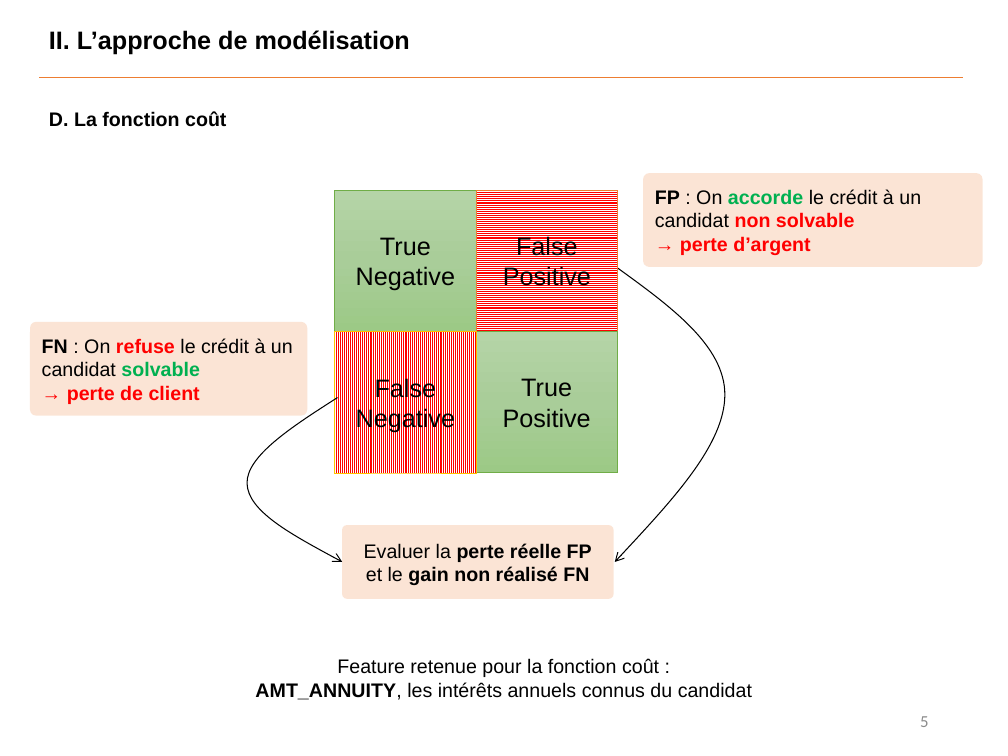
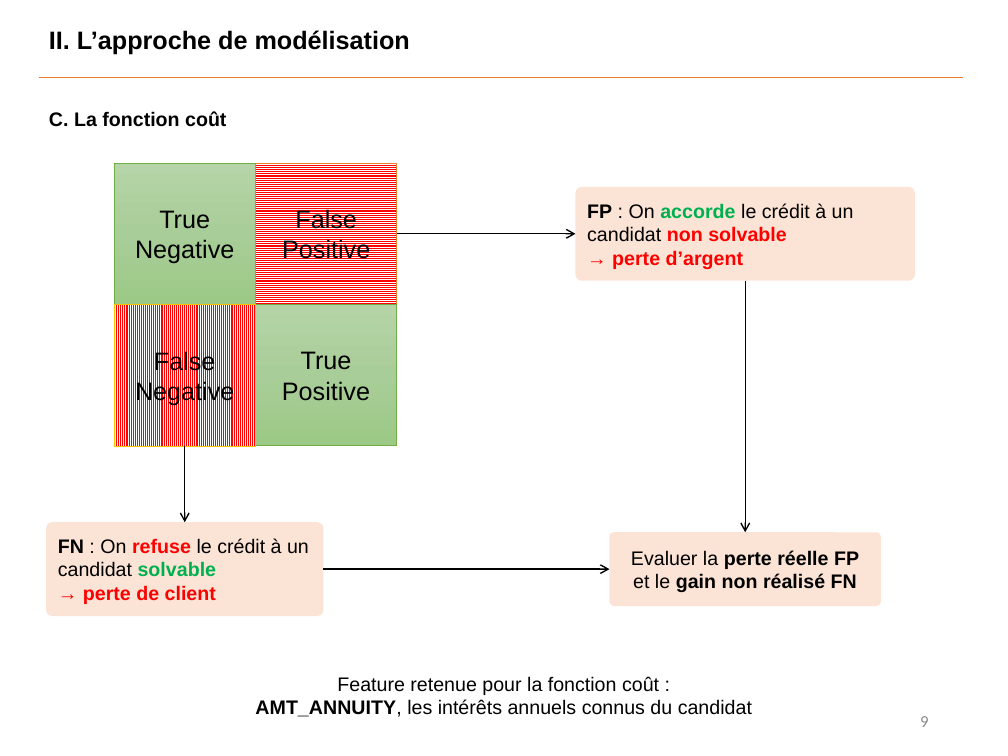
Before and after one commit to Benoit-78/P7_credit_loan_scoring_model, a slide deck: slide 9 of soutenance/P7_soutenance.pptx (slide 5 before the commit). Drawn at 1008x756 pixels with LibreOffice and Linux fonts; fonts in the diff are those of the drawing. Boxes give left, top, right and bottom in pixels: in the first picture for what was removed or moved away, otherwise in the second. Text is boxed around its words. In the diff, an @@ line names an element or a change of style, - is before the commit and + after.

```diff
--- a/soutenance/P7_soutenance.pptx
+++ b/soutenance/P7_soutenance.pptx
@@ text at [49, 111, 226, 127]: text changed @@
-D. La fonction coût
+C. La fonction coût
@@ rounded rectangle "FP : On accorde le ...": place and size @@
-rounded rectangle "FP : On accorde le ..." at [643, 173, 983, 267]
+rounded rectangle "FP : On accorde le ..." at [576, 186, 915, 280]
@@ arrow added from (397, 234) to (576, 234), #000000 1 pt @@
@@ freeform shape removed at [615, 267, 725, 562] @@
@@ arrow added from (745, 280) to (745, 532), #000000 1 pt @@
@@ 4 rectangles: place and size @@
-4 rectangles at [335, 191, 618, 473]
+4 rectangles at [114, 163, 397, 446]
@@ freeform shape removed at [247, 397, 342, 561] @@
@@ arrow added from (184, 447) to (184, 522), #000000 1 pt @@
@@ rounded rectangle "FN : On refuse le ...": place and size @@
-rounded rectangle "FN : On refuse le ..." at [30, 322, 307, 415]
+rounded rectangle "FN : On refuse le ..." at [46, 522, 324, 616]
@@ rounded rectangle "Evaluer la perte réelle FP ...": place and size @@
-rounded rectangle "Evaluer la perte réelle FP ..." at [342, 525, 613, 599]
+rounded rectangle "Evaluer la perte réelle FP ..." at [610, 532, 881, 606]
@@ arrow added from (324, 570) to (610, 570), #000000 1 pt @@
@@ text "Feature retenue pour la fonction ...": place and size @@
-text "Feature retenue pour la fonction ..." at [255, 658, 752, 700]
+text "Feature retenue pour la fonction ..." at [255, 676, 752, 717]
@@ page number at [920, 716, 928, 727]: text changed @@
-5
+9
```
Also in this commit, not shown: 14 other slides changed, 7 slides added, 3 slides removed, 4 other files.
